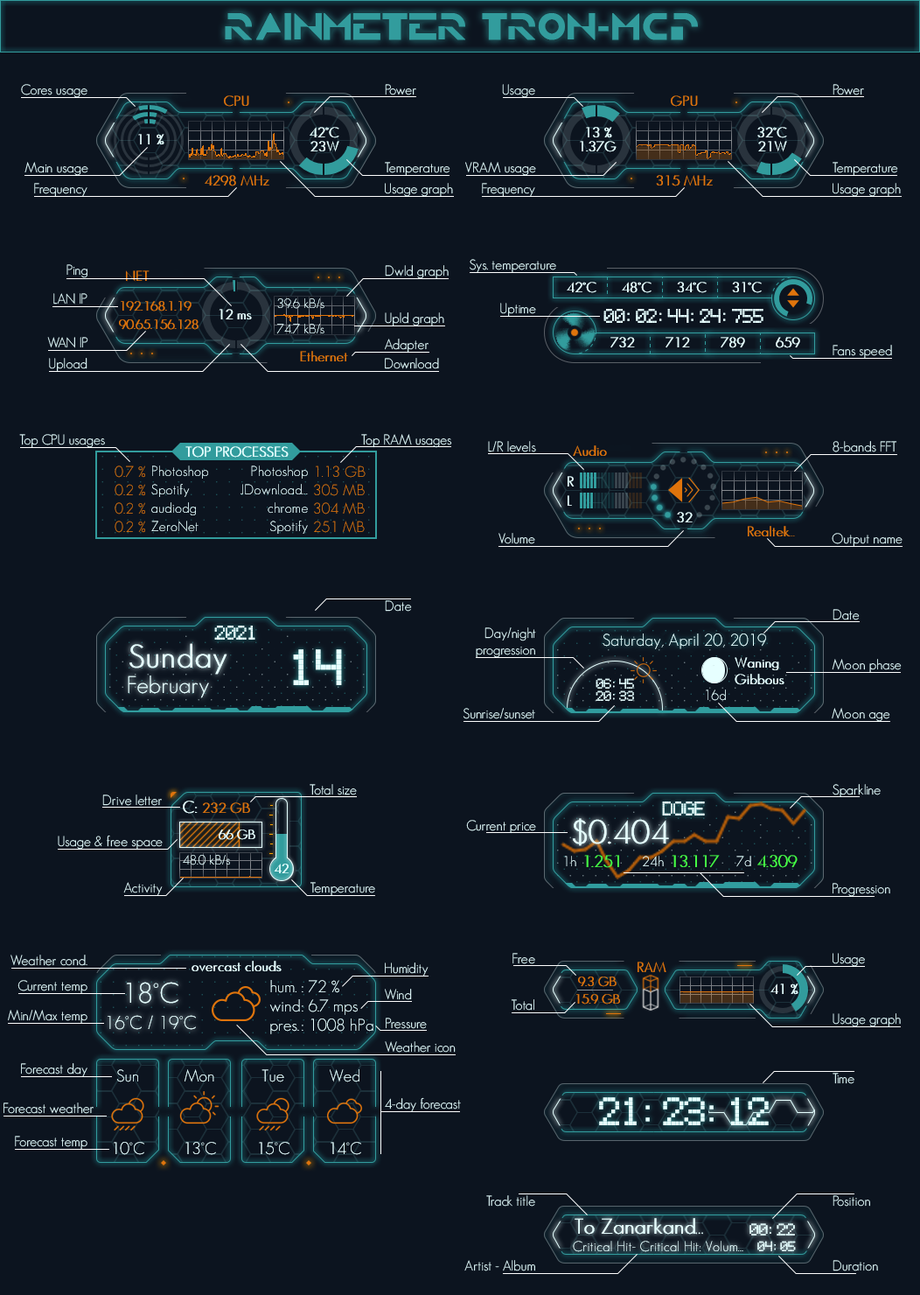
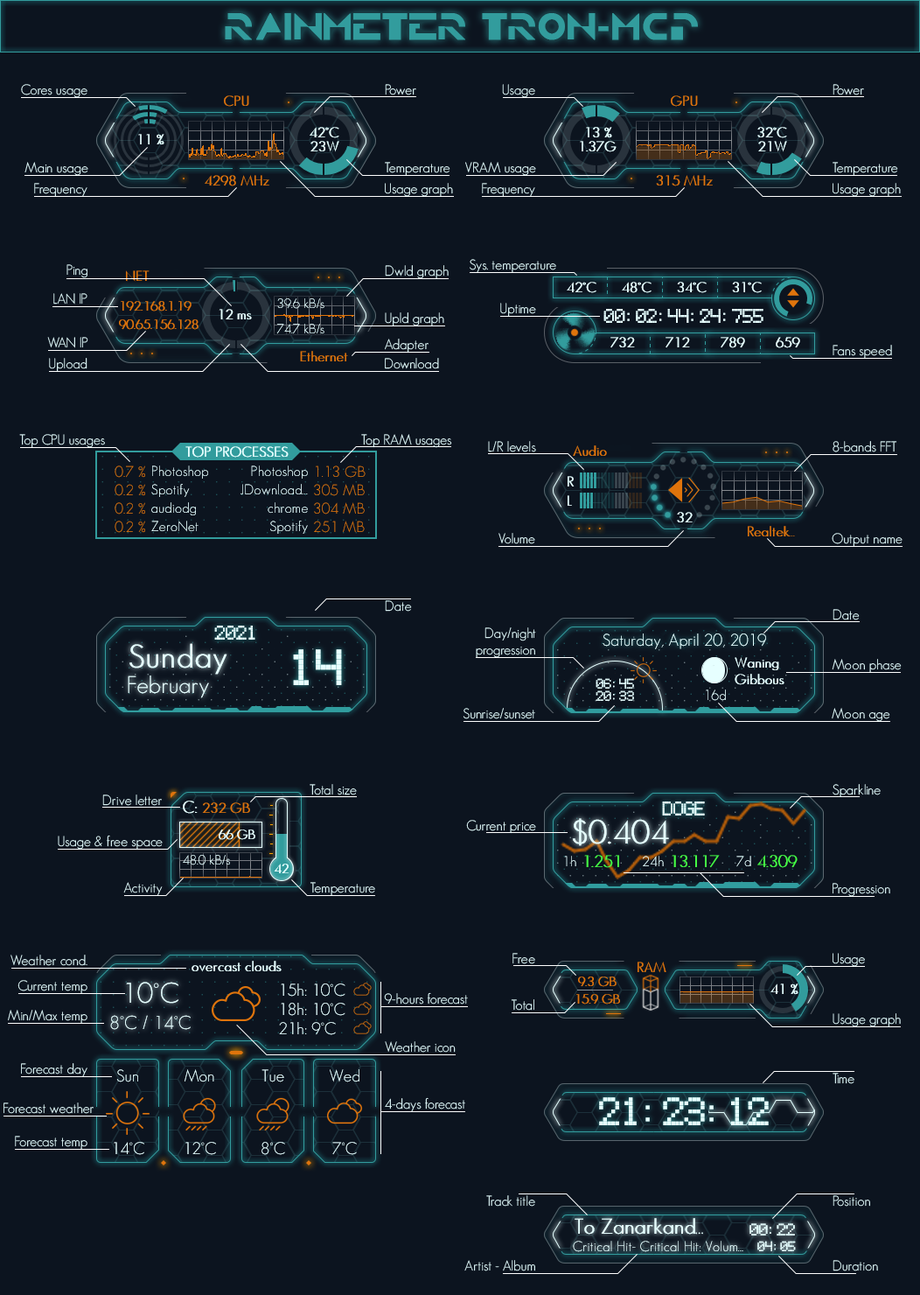
Layered file, before and after one edit (920x1295). Changes by layer:
painted on "help-weather" over [96, 962, 468, 1162]
